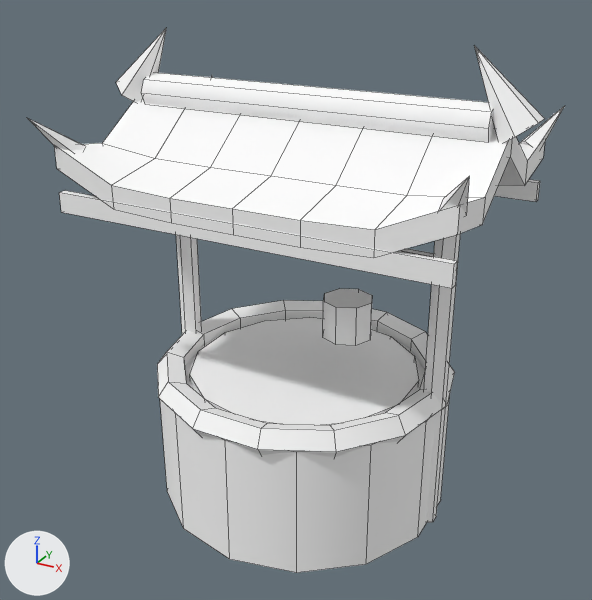
A saved change to the Blender file art/env/well.blend.
The view is the same before and after, from a camera (50 mm lens) standing at (2.25, -4.21, 3.44) and looking at (-0.03, -0.07, 1.37). Every picture has the same lights, and +X, +Y and +Z are marked at lower left. The first picture is the older version. Mesh edges are drawn as thin lines. Objects named as collision shapes, trigger or cutter boxes, shadow casters or lower levels of detail are left out.

The first picture shows 'Well'.
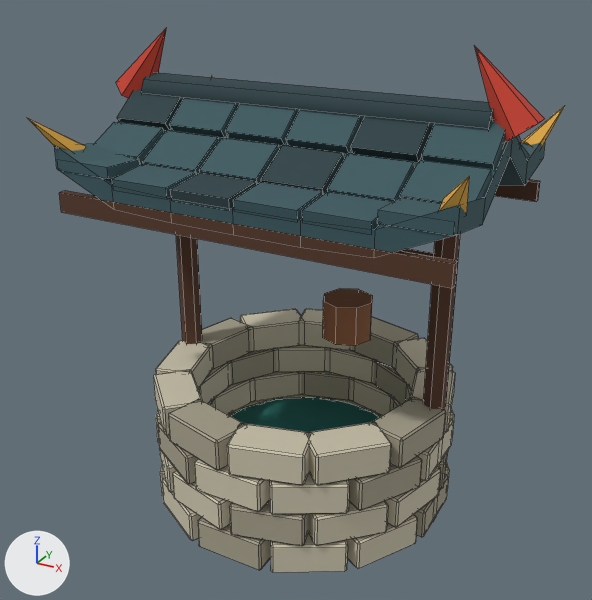
The change, as a list of edits to the scene's bpy script:
```text
Change mat_vk_vcol:
    where n0 = _N.new('ShaderNodeBsdfPrincipled'); n0.name = 'Principled BSDF'
    remove n0.inputs[0].default_value = (1.0, 1.0, 1.0, 1.0)  # 'Base Color', white #ffffff
    add n2 = _N.new('ShaderNodeVertexColor'); n2.name = 'Color Attribute'
    add n2.layer_name = 'Color'
    add _L.new(n2.outputs[0], n0.inputs[0])  # 'Color' to 'Base Color'
Change me_well:
    used by ob_well; location = (0.0, 0.0, 0.0)
    remove me_well.from_pydata(...)  # 318 vertices, 264 faces; spans x -1.34..1.34, y -0.96..0.96, z -0.01..2.95
    add me_well.from_pydata(...)  # 1664 vertices, 1644 faces; spans x -1.34..1.34, y -0.99..0.99, z 0.0..2.95
    me_well part 1: a new loose piece, a 16-sided cylinder along z spanning x -0.7..0.7, y -0.7..0.7, z 0.207..0.233, in mat_vk_vcol
    me_well part 2: the loose piece of 8 vertices spanning x -1.2..1.2, y 0.75..0.8, z 1.97..2.09 is copied, and the copy is scaled about its middle by (0.155, 5.54, 0.541), then moved by (-1.0, -1.45, 0.22); it spans x -1.19..-0.81, y -0.81..-0.53, z 2.21..2.29
    me_well part 3: 4 vertices moved within x -0.73..0.73, y -0.17..0.17, z 0.02; 122 vertices removed from x -0.98..0.98, y -0.96..0.96, z -0.01..0.96; 1148 vertices added at x -0.99..0.99, y -0.99..0.99, z 0.01..0.85
    me_well part 4: 280 vertices added at x -1.19..1.19, y -0.81..0.81, z 2.16..2.6
    me_well part 5: 162 kept faces spanning x -1.34..1.34, y -0.91..0.91, z 0.0..2.95 get new vertex colours
```

What differs and where, as boxes [x1, y1, x2, y2] in the pictures (592 x 600 px):
'Well', recoloured, reshaped (darker)
    before: [29, 27, 564, 573]
    after: [29, 27, 564, 572]
part 1 of me_well, added
    after: [231, 397, 380, 432]
part 2 of me_well, added
    after: [57, 157, 140, 179]
part 3 of me_well, reshaped
    before: [157, 300, 455, 573]
    after: [153, 309, 455, 572]
part 4 of me_well, added
    after: [94, 88, 529, 236]
part 5 of me_well, recoloured (darker)
    both: [29, 27, 564, 521]
